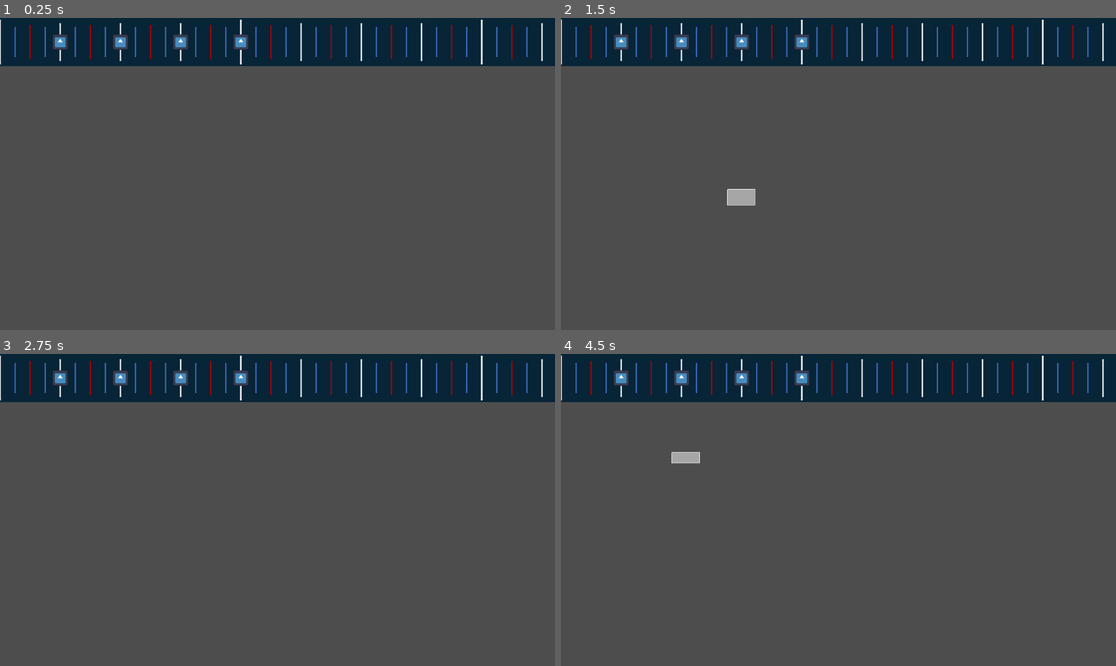
Above: before the commit, frames 1-4 (two rows, left to right).
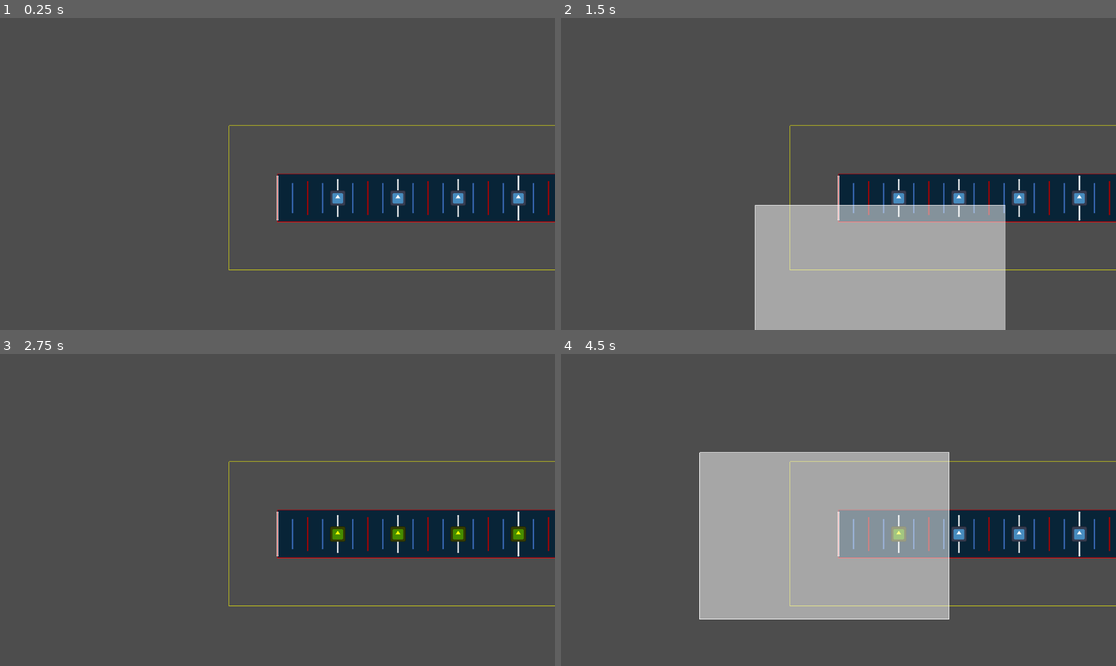
Above: after the commit, the same moments.

Repository: LovelyDream-Dev/Timeline-Editor-Plugin
Game: Godot game, scene res://TimelineComponent/Scenes/Timeline/time_line.tscn
Two runs of this game, one before a commit and one after it. Both use one fixed random seed, a clock stepped at 60 frames per second and the inputs below. The engine's default icon, where the game draws it, is replaced by a stand-in: a white triangle on a blue panel in a dark square.
Inputs (mouse positions are in pixels of both pictures, inside the frame that each line leads up to):
- Up to frame 1 (0.25 s): no input
- Up to frame 2 (1.5 s): tap Enter at 0.5 s; move the mouse to (960, 158) at 0.52 s; click (960, 158) at 0.67 s; tap Space at 1.25 s; drag from (727, 189) to (810, 236) at 1.27 s
- Up to frame 3 (2.75 s): move the mouse to (333, 441) at 2.02 s; click (333, 441) at 2.17 s
- Up to frame 4 (4.5 s): tap Enter at 2.75 s; drag from (810, 572) to (672, 463) at 2.77 s; move the mouse to (1005, 556) at 3.52 s; click (1005, 556) at 3.67 s; tap Space at 4.25 s; drag from (672, 463) to (755, 432) at 4.27 s

The runs differ from the first frame. In frame 1, 23% of the frame differs, in the area x 0-100%, y 0-81%; in frame 2, 40%; in frame 3, 23%; in frame 4, 44%, in the area x 0-100%, y 0-86%.

Commit message:
Added note culling and reworked beat tick culling, both are dependant on the scrollcontainer.

Diff:
--- a/TimelineComponent/Scenes/Timeline/beat_ticks.gd
+++ b/TimelineComponent/Scenes/Timeline/beat_ticks.gd
@@ -1,4 +1,6 @@
 extends Node2D
+
+@onready var camera = get_viewport().get_camera_2d()
 
 var rootNode:Timeline
 var scrollContainer:ScrollContainer
@@ -8,13 +10,16 @@
 # The last scroll position of the scrollContainer. Used to determine if the scroll container has scrolled.
 var lastScrollX:float = 0
 
+var cullingMargin:float
+var showCullingRect:bool
+
 func _ready() -> void:
 	rootNode = get_parent().get_parent().get_parent()
 	scrollContainer = get_parent().get_parent()
 
 func _process(_delta: float) -> void:
-	if Engine.is_editor_hint():
-		return
+	cullingMargin = rootNode.cullingMargin
+	showCullingRect = rootNode.showCullingRect
 
 	if !initialTicksDrawn and rootNode._get_if_ticks_are_drawable():
 		queue_redraw()
@@ -24,18 +29,28 @@
 	var currentScrollX = scrollContainer.scroll_horizontal
 	if lastScrollX != currentScrollX:
 		lastScrollX = currentScrollX
-		_on_scroll_changed()
+		on_scroll_changed()
 
 func _draw_beat_ticks(BeatTime:float, tickHeight:float, tickWidth:float, tickColor:Color, rounded:bool):
 	var xPosition = rootNode._get_timeline_position_from_song_position(BeatTime)
 	var yCenter = rootNode.get_rect().size.y/2
 
-	# --- BEAT TICK CULLING WITH MARGIN ---
-	var margin = 50
-	var leftMax = scrollContainer.scroll_horizontal - margin
-	var rightMax = scrollContainer.scroll_horizontal + scrollContainer.get_rect().size.x + margin
-	if xPosition < leftMax or xPosition > rightMax:
+	#  \/ --- BEAT TICK CULLING WITH MARGIN --- \/
+
+	# Get the visible rect of the scrollcontainer
+	var scrollContainerRect:Rect2 = scrollContainer.get_rect()
+	var cullingRect = Rect2(scrollContainerRect.position - Vector2(cullingMargin, cullingMargin), scrollContainerRect.size + Vector2(cullingMargin * 2.0, cullingMargin * 2.0))
+	cullingRect.position.x += scrollContainer.scroll_horizontal
+	var tickPos = Vector2(xPosition, yCenter)
+	if !cullingRect.has_point(tickPos):
 		return
+	if showCullingRect:
+		var visualDefaultRect:Rect2 = scrollContainerRect
+		visualDefaultRect.position.x += scrollContainer.scroll_horizontal
+		draw_rect(cullingRect, Color.YELLOW, false)
+		draw_rect(visualDefaultRect, Color.RED, false)
+
+	# /\ --- BEAT TICK CULLING WITH MARGIN --- /\
 
 	draw_line(Vector2(xPosition, yCenter + (tickHeight/2)), Vector2(xPosition, yCenter - (tickHeight/2)), tickColor, tickWidth, true)
 	if rounded:
@@ -100,11 +115,11 @@
 				_draw_beat_ticks(sixteenthBeatTime, tickHeight, tickwidth, rootNode.sixteenthBeatTickColor, rootNode.roundedTicks)
 
 ## Refreshes beat ticks
-func _refresh_ticks():
+func refresh_ticks():
 	queue_redraw()
 
-func _on_scroll_changed():
-	_refresh_ticks()
+func on_scroll_changed():
+	refresh_ticks()
 
-func _on_timeline_2d_snap_divisor_changed() -> void:
-	_refresh_ticks()
+func on_timeline_2d_snap_divisor_changed() -> void:
+	refresh_ticks()
--- a/TimelineComponent/Scenes/Timeline/scroll_container.gd
+++ b/TimelineComponent/Scenes/Timeline/scroll_container.gd
@@ -1,9 +1,18 @@
 extends ScrollContainer
 
+signal SCROLL_CHANGED
+
 var rootNode:Timeline
+var lastScrollX:float = 0
 
 func _ready() -> void:
 	rootNode = get_parent()
 
 func _process(_delta: float) -> void:
 	self.custom_minimum_size = rootNode.get_rect().size
+	get_if_scroll_changed()
+
+func get_if_scroll_changed():
+	if lastScrollX != scroll_horizontal:
+		lastScrollX = scroll_horizontal
+		SCROLL_CHANGED.emit()
--- a/TimelineComponent/Scenes/Timeline/time_line.gd
+++ b/TimelineComponent/Scenes/Timeline/time_line.gd
@@ -7,6 +7,7 @@
 @onready var scrollContainer:ScrollContainer = $ScrollContainer
 @onready var baseControl:ColorRect = $ScrollContainer/BaseControl
 @onready var noteContainer:Node2D = $ScrollContainer/BaseControl/NoteContainer
+@onready var camera = get_viewport().get_camera_2d()
 
 @export_category("Colors")
 ## The color of the timeline background
@@ -36,6 +37,10 @@
 @export var tickHeight:float
 ## The width of the beat ticks
 @export var tickWidth:float
+## If it is true, the rectanlge that is used for tick and timeline note culling will be drawn.
+@export var showCullingRect:bool
+## Determines margin around the culling rectangle that ticks and timeline notes will actually cull at.
+@export var cullingMargin:float = 100.0
 ## Determines the amount of ticks between each whole beat.
 @export_range(1,16) var snapDivisor:int:
 	set(value):
@@ -134,6 +139,7 @@
 	place_timeline_note(3)
 	place_timeline_note(4)
 	_init_timeline_size()
+	cull_notes()
 
 func _input(event: InputEvent) -> void:
 	if event is InputEventMouseButton and event.pressed:
@@ -171,9 +177,6 @@
 func _process(_delta: float) -> void:
 	queue_redraw()
 	select_notes_by_drag()
-	# Stops this function from running in the editor
-	if Engine.is_editor_hint():
-		return
 
 	mouseBeatPosition = (mouseTimelinePosition / pixelsPerWholeBeat)
 	get_snapped_position()
@@ -219,22 +222,6 @@
 
 
 # ----- TIMELINE _NOTE FUNCTIONS -----
-
-
-func shift_overlapping_notes():
-	var sharedPositions:Dictionary = {}
-
-	for timelineNote:TimelineNote in noteContainer.get_children():
-		var posX = timelineNote.currentPositionX
-		if not sharedPositions.has(posX):
-			sharedPositions[posX] = []
-		sharedPositions[posX].append(timelineNote)
-
-	for posX in sharedPositions.keys():
-		var group = sharedPositions[posX]
-		if group.size() > 1:
-			for i in range(group.size()):
-				group[i].position.y -= i*5
 
 ## Selects timeline notes on mouse click. Can only select individual notes if none are already selected.
 func select_notes_by_click(event:InputEvent):
@@ -277,7 +264,6 @@
 
 func drag_notes():
 	if !dragSelectStarted:
-		shift_overlapping_notes()
 		for timelineNote:TimelineNote in get_tree().get_nodes_in_group("selectedNotes"):
 			var dragDistance = (snappedPixel - dragNoteStartPosX)
 			timelineNote.position.x = timelineNote.currentPositionX + dragDistance
@@ -307,10 +293,7 @@
 				highest = timelineNote
 	return highest
 
-func get_timeline_position_from_beat(beat:float) -> Vector2:
-	var posx = beat * pixelsPerWholeBeat
-	var posy = self.get_rect().size.y/2
-	return Vector2(posx, posy)
+
 
 func place_timeline_note(beat:float):
 	var pos = get_timeline_position_from_beat(beat)
@@ -323,6 +306,22 @@
 
 # ----- TIMELINE POSITION FUNCTIONS -----
 
+
+func cull_notes():
+	var scrollContainerRect:Rect2 = scrollContainer.get_rect()
+	var cullingRect = Rect2(scrollContainerRect.position - Vector2(cullingMargin, cullingMargin), scrollContainerRect.size + Vector2(cullingMargin * 2.0, cullingMargin * 2.0))
+	cullingRect.position.x += scrollContainer.scroll_horizontal
+	for timelineNote:TimelineNote in noteContainer.get_children():
+		if !cullingRect.has_point(timelineNote.position):
+			if !timelineNote.is_in_group("culledTimelineNotes"):
+				timelineNote.add_to_group("culledTimelineNotes")
+			timelineNote.hide()
+			timelineNote.process_mode = Node.PROCESS_MODE_DISABLED
+
+func get_timeline_position_from_beat(beat:float) -> Vector2:
+	var posx = beat * pixelsPerWholeBeat
+	var posy = self.get_rect().size.y/2
+	return Vector2(posx, posy)
 
 ## Assigns the closest snap position to [member snappedPosition] based on the mouse position on the timeline.
 func get_snapped_position():
@@ -360,7 +359,6 @@
 
 # ----- BEAT TIME FUNCTIONS -----
 
-
 func _get_whole_beat_times():
 	if !wholeBeatTimesGenerated and wholeBeatsPerSecond:
 		wholeBeatTimes.clear()
@@ -406,3 +404,10 @@
 	if secondsPerWholeBeat != 0.0 and wholeBeatsPerSecond != 0.0:
 		return true
 	else: return false
+
+
+# ----- SIGNAL FUNCTIONS -----
+
+
+func _on_scroll_container_scroll_changed() -> void:
+	cull_notes()
--- a/TimelineComponent/Scenes/Timeline/time_line.tscn
+++ b/TimelineComponent/Scenes/Timeline/time_line.tscn
@@ -24,6 +24,7 @@
 songLengthInSeconds = 180.0
 tickHeight = 80.0
 tickWidth = 2.0
+showCullingRect = true
 snapDivisor = 4
 hideScrollBar = true
 lmbActionName = "LMB"
@@ -56,6 +57,6 @@
 script = ExtResource("2_1xed5")
 
 [node name="Camera2D" type="Camera2D" parent="."]
-enabled = false
 
 [connection signal="SNAP_DIVISOR_CHANGED" from="." to="ScrollContainer/BaseControl/BeatTicks" method="_on_timeline_2d_snap_divisor_changed"]
+[connection signal="SCROLL_CHANGED" from="ScrollContainer" to="." method="_on_scroll_container_scroll_changed"]
--- a/TimelineComponent/Scenes/TimelineNote/timeline_note.gd
+++ b/TimelineComponent/Scenes/TimelineNote/timeline_note.gd
@@ -16,7 +16,6 @@
 var endBeat:float
 var side:int
 
-var hasMouse:bool
 var isSelected:bool:
 	set(value):
 		isSelected = value
--- a/project.godot
+++ b/project.godot
@@ -17,11 +17,12 @@
 
 [editor_plugins]
 
-enabled=PackedStringArray("res://addons/timeline_editor/plugin.cfg")
+enabled=PackedStringArray()
 
 [global_group]
 
 selectedNotes=""
+culledTimelineNotes=""
 
 [input]
 
